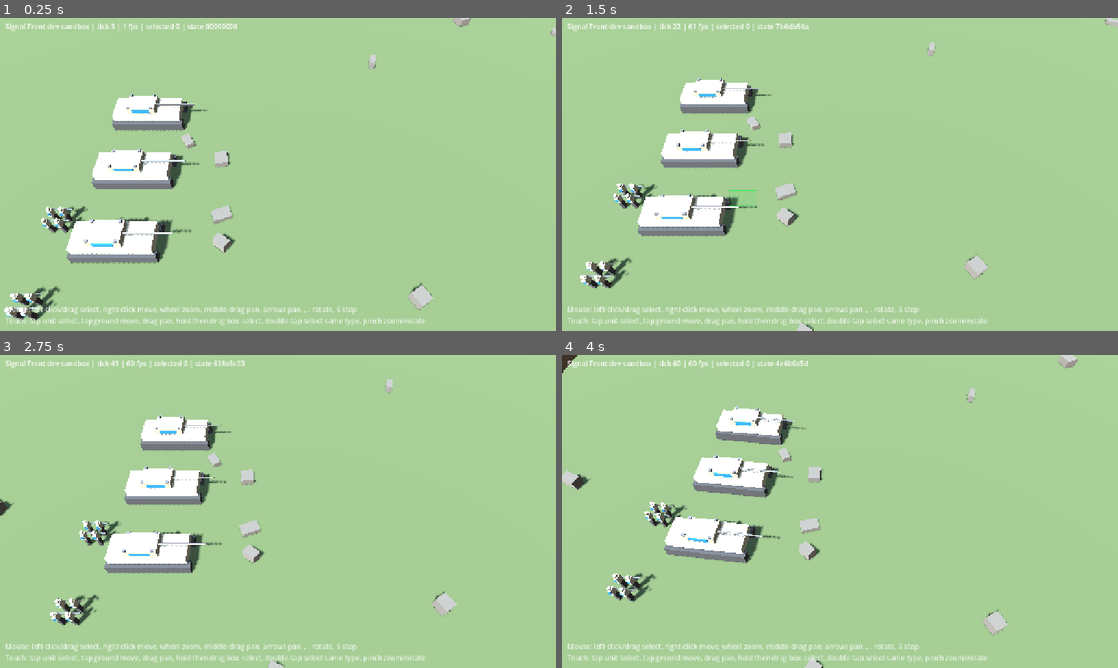
Above: before the commit, frames 1-4 (two rows, left to right).
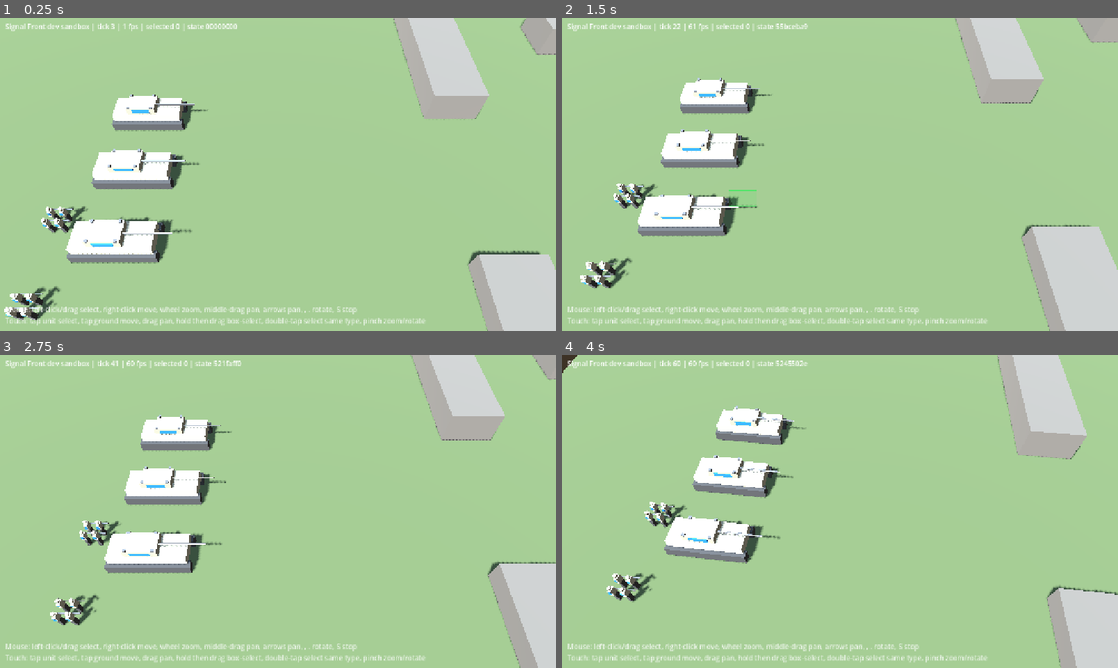
Above: after the commit, the same moments.

Repository: jamonlineph/project-zero-hour
Game: Godot game, scene res://scenes/main.tscn
Two runs of this game, one before a commit and one after it. Both use one fixed random seed, a clock stepped at 60 frames per second and the inputs below.
Inputs (mouse positions are in pixels of both pictures, inside the frame that each line leads up to):
- Up to frame 1 (0.25 s): no input
- Up to frame 2 (1.5 s): tap Enter at 0.5 s; move the mouse to (962, 158) at 0.52 s; tap Down (cam_back) at 0.6 s; click (962, 158) at 0.67 s; drag from (728, 190) to (812, 237) at 1.27 s
- Up to frame 3 (2.75 s): move the mouse to (333, 442) at 2.02 s; tap Left (cam_left) at 2.1 s; click (333, 442) at 2.17 s
- Up to frame 4 (4 s): tap Space at 2.75 s; drag from (812, 574) to (673, 464) at 2.77 s; move the mouse to (1006, 558) at 3.52 s; tap , (cam_rotate_left) at 3.6 s; click (1006, 558) at 3.67 s

The runs differ from the first frame. In frame 1, 8.9% of the frame differs, in the area x 32-100%, y 0-100%; in frame 2, 9.3%, in the area x 33-100%, y 0-100%; in frame 3, 7.6%; in frame 4, 8.0%.

Commit message:
feat(sim): map grid with obstacles and building footprints [P1-03]
- SimMap: 2 m cells, terrain-blocked layer, footprint layer (claim/release,
  all-or-nothing), flat integer heights, cell conversions, state hashing.
- Maps are content: game/data/maps/sandbox.json (a ridge with a gap plus
  rocks), loaded by ContentDb into MapDef; SimWorld.from_map() builds the grid.
- The sandbox draws its rocks from the map's obstacles, so what you see is
  what blocks movement (movement itself respects it from P1-04).
- 10 new tests.

Co-Authored-By: Claude Opus 5.5 <noreply@anthropic.com>
Claude-Session: https://claude.ai/code/session_01KvzxVCAs94MwF5XZ3itDiM

Diff:
--- a/game/data/index.json
+++ b/game/data/index.json
@@ -4,5 +4,8 @@
     "res://data/units/us_rifle_squad.json",
     "res://data/units/ru_mbt.json",
     "res://data/units/ru_motor_rifle_squad.json"
+  ],
+  "maps": [
+    "res://data/maps/sandbox.json"
   ]
 }
--- /dev/null
+++ b/game/data/maps/sandbox.json
@@ -0,0 +1,19 @@
+{
+  "id": "sandbox",
+  "name": "Development Sandbox",
+  "width_m": 128,
+  "height_m": 128,
+  "_obstacles_doc": "Blocked rectangles [x_m, y_m, w_m, h_m] from the corner. The ridge in the middle has a gap at y 56-74 for pathfinding tests.",
+  "obstacles_m": [
+    [62, 10, 6, 46],
+    [62, 74, 6, 44],
+    [40, 22, 4, 4],
+    [18, 100, 4, 6],
+    [48, 92, 4, 4],
+    [80, 38, 4, 6],
+    [92, 100, 6, 4],
+    [100, 22, 4, 4],
+    [76, 86, 3, 3],
+    [10, 30, 6, 3]
+  ]
+}
--- a/game/src/data/content_db.gd
+++ b/game/src/data/content_db.gd
@@ -11,6 +11,7 @@
 const INDEX_PATH: String = "res://data/index.json"
 
 var units: Dictionary[String, UnitDef] = {}
+var maps: Dictionary[String, MapDef] = {}
 var errors: PackedStringArray = []
 
 
@@ -18,6 +19,7 @@
 ## the messages are in `errors`.
 func load_all(index_path: String = INDEX_PATH) -> bool:
 	units.clear()
+	maps.clear()
 	errors.clear()
 	var index: Variant = _read_json(index_path)
 	if not index is Dictionary:
@@ -25,11 +27,53 @@
 		return false
 	for path: Variant in (index as Dictionary).get("units", []):
 		_load_unit(str(path))
+	for path: Variant in (index as Dictionary).get("maps", []):
+		_load_map(str(path))
 	return errors.is_empty()
 
 
 func get_unit(id: String) -> UnitDef:
 	return units.get(id, null)
+
+
+func get_map(id: String) -> MapDef:
+	return maps.get(id, null)
+
+
+func _load_map(path: String) -> void:
+	var parsed: Variant = _read_json(path)
+	if not parsed is Dictionary:
+		errors.append("%s: expected a JSON object" % path)
+		return
+	var src: Dictionary = parsed
+	var m := MapDef.new()
+	m.id = _req_string(src, "id", path)
+	m.name = _req_string(src, "name", path)
+	m.width_m = _req_int(src, "width_m", path, 16)
+	m.height_m = _req_int(src, "height_m", path, 16)
+	var obstacles: Variant = src.get("obstacles_m", [])
+	if not obstacles is Array:
+		errors.append("%s: 'obstacles_m' must be a list" % path)
+		obstacles = []
+	for i: int in (obstacles as Array).size():
+		var o: Variant = obstacles[i]
+		if not o is Array or (o as Array).size() != 4:
+			errors.append("%s: obstacle %d must be [x_m, y_m, w_m, h_m]" % [path, i])
+			continue
+		var rect := PackedInt32Array()
+		for v: Variant in o:
+			if not (v is float or v is int) or float(v) != floorf(float(v)):
+				errors.append("%s: obstacle %d must hold whole numbers" % [path, i])
+				break
+			rect.append(int(v))
+		if rect.size() == 4:
+			if rect[2] <= 0 or rect[3] <= 0:
+				errors.append("%s: obstacle %d needs a positive size" % [path, i])
+			else:
+				m.obstacles_m.append(rect)
+	if path.get_file().get_basename() != m.id:
+		errors.append("%s: file name must match id '%s'" % [path, m.id])
+	maps[m.id] = m
 
 
 func _load_unit(path: String) -> void:
--- /dev/null
+++ b/game/src/data/map_def.gd
@@ -0,0 +1,19 @@
+class_name MapDef
+extends RefCounted
+## A map's content definition, built by ContentDb from res://data/maps/<id>.json.
+## Temporary format until P1-30 adds heightmaps and the full map folder.
+
+var id: String = ""
+var name: String = ""
+var width_m: int = 0
+var height_m: int = 0
+## Each obstacle is [x_m, y_m, w_m, h_m]: a blocked rectangle from its corner.
+var obstacles_m: Array[PackedInt32Array] = []
+
+
+## Builds the sim grid for this map.
+func make_sim_map() -> SimMap:
+	var map := SimMap.new(width_m, height_m)
+	for o: PackedInt32Array in obstacles_m:
+		map.add_obstacle_m(o[0], o[1], o[2], o[3])
+	return map
--- a/game/src/main/main.gd
+++ b/game/src/main/main.gd
@@ -3,12 +3,13 @@
 ## per side, and wires the runner, view, camera, input and HUD together.
 ## P1-32 replaces this with a real menu and match setup (tasks/BACKLOG.md).
 
-const MAP_SIZE_M: int = 128
+const MAP_ID: String = "sandbox"
 const LOCAL_PLAYER: int = 1
 const ENEMY_PLAYER: int = 2
 const SEED: int = 20261125
 
 var content: ContentDb
+var map_def: MapDef
 var world: SimWorld
 var runner: SimRunner
 var game_view: GameView
@@ -23,7 +24,14 @@
 	if not content.load_all():
 		for message: String in content.errors:
 			push_error(message)
-	world = SimWorld.new(SEED, MAP_SIZE_M, MAP_SIZE_M)
+	map_def = content.get_map(MAP_ID)
+	if map_def == null:
+		push_error("Sandbox: map '%s' is missing; using an empty 128 m map" % MAP_ID)
+		map_def = MapDef.new()
+		map_def.id = MAP_ID
+		map_def.width_m = 128
+		map_def.height_m = 128
+	world = SimWorld.from_map(SEED, map_def)
 	_spawn_sandbox_units()
 	_build_environment()
 
@@ -43,8 +51,8 @@
 	rts_camera = RtsCamera.new()
 	rts_camera.name = "RtsCamera"
 	add_child(rts_camera)
-	rts_camera.set_bounds(Rect2(0, 0, MAP_SIZE_M, MAP_SIZE_M))
-	rts_camera.focus_on(Vector3(MAP_SIZE_M * 0.35, 0.0, MAP_SIZE_M * 0.5))
+	rts_camera.set_bounds(Rect2(0, 0, map_def.width_m, map_def.height_m))
+	rts_camera.focus_on(Vector3(map_def.width_m * 0.35, 0.0, map_def.height_m * 0.5))
 
 	hud = Hud.new()
 	hud.name = "Hud"
@@ -99,7 +107,7 @@
 	add_child(sun)
 
 	var plane := PlaneMesh.new()
-	plane.size = Vector2(MAP_SIZE_M, MAP_SIZE_M)
+	plane.size = Vector2(map_def.width_m, map_def.height_m)
 	var ground_mat := StandardMaterial3D.new()
 	ground_mat.albedo_color = Color(0.36, 0.42, 0.28)
 	ground_mat.roughness = 1.0
@@ -107,21 +115,21 @@
 	ground.name = "Ground"
 	ground.mesh = plane
 	ground.material_override = ground_mat
-	ground.position = Vector3(MAP_SIZE_M * 0.5, 0.0, MAP_SIZE_M * 0.5)
+	ground.position = Vector3(map_def.width_m * 0.5, 0.0, map_def.height_m * 0.5)
 	add_child(ground)
 
-	# Scattered rocks so camera movement is easy to see. View-only decoration,
-	# so ordinary random numbers are fine here (never in the sim).
+	# Rocks are drawn from the map's obstacles, so what you see is what blocks
+	# movement. Heights are view-only decoration, so ordinary random numbers are
+	# fine here (never in the sim).
 	var rng := RandomNumberGenerator.new()
 	rng.seed = SEED
 	var rock_mat := StandardMaterial3D.new()
 	rock_mat.albedo_color = Color(0.45, 0.43, 0.40)
-	for i: int in 40:
+	for o: PackedInt32Array in map_def.obstacles_m:
 		var rock := MeshInstance3D.new()
 		var box := BoxMesh.new()
-		box.size = Vector3(rng.randf_range(0.6, 2.0), rng.randf_range(0.3, 1.2), rng.randf_range(0.6, 2.0))
+		box.size = Vector3(o[2], rng.randf_range(1.5, 4.0), o[3])
 		rock.mesh = box
 		rock.material_override = rock_mat
-		rock.position = Vector3(rng.randf_range(4.0, MAP_SIZE_M - 4.0), box.size.y * 0.5, rng.randf_range(4.0, MAP_SIZE_M - 4.0))
-		rock.rotation.y = rng.randf_range(0.0, TAU)
+		rock.position = Vector3(o[0] + o[2] * 0.5, box.size.y * 0.5, o[1] + o[3] * 0.5)
 		add_child(rock)
--- /dev/null
+++ b/game/src/sim/sim_map.gd
@@ -0,0 +1,127 @@
+class_name SimMap
+extends RefCounted
+## The battlefield grid: 2 m cells with passability, a building-footprint layer
+## and integer heights (flat until P1-30). Ints only, like the rest of the sim.
+##
+## Cell (cx, cy) covers sim X in [cx * 2 m, (cx + 1) * 2 m) and likewise Y.
+## Terrain blocking comes from the map data; footprints are claimed and released
+## by buildings (P1-12). Pathfinding (P1-04) reads is_passable().
+
+const CELL_CM: int = 200
+const CELL: int = (CELL_CM * Fx.ONE) / 100    ## cell size in fixed-point meters
+
+var width_cells: int = 0
+var height_cells: int = 0
+var _blocked: PackedByteArray = PackedByteArray()      ## 1 = terrain blocks movement
+var _footprint: PackedInt32Array = PackedInt32Array()  ## entity id occupying the cell, 0 = none
+var _heights: PackedInt32Array = PackedInt32Array()    ## fixed-point meters
+
+
+func _init(width_m: int = 256, height_m: int = 256) -> void:
+	width_cells = maxi(1, (width_m * 100 + CELL_CM - 1) / CELL_CM)
+	height_cells = maxi(1, (height_m * 100 + CELL_CM - 1) / CELL_CM)
+	var count: int = width_cells * height_cells
+	_blocked.resize(count)
+	_blocked.fill(0)
+	_footprint.resize(count)
+	_footprint.fill(0)
+	_heights.resize(count)
+	_heights.fill(0)
+
+
+func in_bounds(cx: int, cy: int) -> bool:
+	return cx >= 0 and cy >= 0 and cx < width_cells and cy < height_cells
+
+
+func index(cx: int, cy: int) -> int:
+	return cy * width_cells + cx
+
+
+## Cell coordinate containing a fixed-point position (may be out of bounds).
+static func cell_coord(v: int) -> int:
+	# Floor division, so negative positions land in negative cells.
+	if v >= 0:
+		return v / CELL
+	return -((-v + CELL - 1) / CELL)
+
+
+func cell_of(x: int, y: int) -> Vector2i:
+	return Vector2i(cell_coord(x), cell_coord(y))
+
+
+## Center of a cell, in fixed-point meters.
+static func cell_center(cx: int, cy: int) -> Vector2i:
+	return Vector2i(cx * CELL + CELL / 2, cy * CELL + CELL / 2)
+
+
+func is_blocked_terrain(cx: int, cy: int) -> bool:
+	return not in_bounds(cx, cy) or _blocked[index(cx, cy)] != 0
+
+
+func is_passable(cx: int, cy: int) -> bool:
+	if not in_bounds(cx, cy):
+		return false
+	var i: int = index(cx, cy)
+	return _blocked[i] == 0 and _footprint[i] == 0
+
+
+func footprint_owner(cx: int, cy: int) -> int:
+	return _footprint[index(cx, cy)] if in_bounds(cx, cy) else 0
+
+
+func height_at(cx: int, cy: int) -> int:
+	return _heights[index(cx, cy)] if in_bounds(cx, cy) else 0
+
+
+## Blocks every cell that overlaps the rectangle (meters, from its corner).
+func add_obstacle_m(x_m: int, y_m: int, w_m: int, h_m: int) -> void:
+	var x0: int = cell_coord(Fx.from_int(x_m))
+	var y0: int = cell_coord(Fx.from_int(y_m))
+	var x1: int = cell_coord(Fx.from_int(x_m + w_m) - 1)
+	var y1: int = cell_coord(Fx.from_int(y_m + h_m) - 1)
+	for cy: int in range(maxi(y0, 0), mini(y1, height_cells - 1) + 1):
+		for cx: int in range(maxi(x0, 0), mini(x1, width_cells - 1) + 1):
+			_blocked[index(cx, cy)] = 1
+
+
+## Claims a w x h cell rectangle for an entity. Fails (claims nothing) unless
+## every cell is in bounds and passable.
+func place_footprint(cx: int, cy: int, w: int, h: int, entity_id: int) -> bool:
+	assert(entity_id > 0, "SimMap.place_footprint: entity id must be positive")
+	for y: int in range(cy, cy + h):
+		for x: int in range(cx, cx + w):
+			if not is_passable(x, y):
+				return false
+	for y: int in range(cy, cy + h):
+		for x: int in range(cx, cx + w):
+			_footprint[index(x, y)] = entity_id
+	return true
+
+
+## Releases every cell claimed by an entity. Returns how many were released.
+func clear_footprint(entity_id: int) -> int:
+	var released: int = 0
+	for i: int in _footprint.size():
+		if _footprint[i] == entity_id:
+			_footprint[i] = 0
+			released += 1
+	return released
+
+
+## Number of terrain-blocked cells (handy for tests and debug overlays).
+func blocked_count() -> int:
+	var n: int = 0
+	for b: int in _blocked:
+		n += b
+	return n
+
+
+func write_hash(h: SimHash) -> void:
+	h.add_int(width_cells)
+	h.add_int(height_cells)
+	# Terrain only changes when the map loads; footprints change in play.
+	h.add_int(blocked_count())
+	for i: int in _footprint.size():
+		if _footprint[i] != 0:
+			h.add_int(i)
+			h.add_int(_footprint[i])
--- a/game/src/sim/sim_world.gd
+++ b/game/src/sim/sim_world.gd
@@ -14,6 +14,7 @@
 var rng: SimRng
 var map_width: int = 0      ## fixed-point meters
 var map_height: int = 0
+var map: SimMap             ## passability grid (see SimMap)
 var entities: Dictionary[int, SimEntity] = {}
 var entity_ids: Array[int] = []   ## ascending ids: always iterate this
 var _next_id: int = 1
@@ -22,8 +23,21 @@
 
 func _init(seed_value: int = 1, width_m: int = 256, height_m: int = 256) -> void:
 	rng = SimRng.new(seed_value)
-	map_width = Fx.from_int(width_m)
-	map_height = Fx.from_int(height_m)
+	set_map(SimMap.new(width_m, height_m))
+
+
+## Creates a world on a map from content data.
+static func from_map(seed_value: int, def: MapDef) -> SimWorld:
+	var world := SimWorld.new(seed_value, def.width_m, def.height_m)
+	world.set_map(def.make_sim_map())
+	return world
+
+
+## Replaces the grid. Call before spawning anything.
+func set_map(new_map: SimMap) -> void:
+	map = new_map
+	map_width = new_map.width_cells * SimMap.CELL
+	map_height = new_map.height_cells * SimMap.CELL
 
 
 ## Adds a unit and returns its id. x and y are fixed-point meters; facing is a
@@ -84,6 +98,7 @@
 	var h := SimHash.new()
 	h.add_int(tick)
 	h.add_int(rng.state)
+	map.write_hash(h)
 	h.add_int(entity_ids.size())
 	for id: int in entity_ids:
 		entities[id].write_hash(h)
--- a/game/tests/unit/test_content_db.gd
+++ b/game/tests/unit/test_content_db.gd
@@ -14,6 +14,14 @@
 	for file: String in DirAccess.get_files_at("res://data/units/"):
 		if file.ends_with(".json"):
 			assert_true(listed.has("res://data/units/" + file), "%s is missing from data/index.json" % file)
+
+
+func test_every_map_file_is_listed_in_index() -> void:
+	var index: Dictionary = JSON.parse_string(FileAccess.get_file_as_string(ContentDb.INDEX_PATH))
+	var listed: Array = index.get("maps", [])
+	for file: String in DirAccess.get_files_at("res://data/maps/"):
+		if file.ends_with(".json"):
+			assert_true(listed.has("res://data/maps/" + file), "%s is missing from data/index.json" % file)
 
 
 func test_units_have_sane_values() -> void:
--- /dev/null
+++ b/game/tests/unit/test_sim_map.gd
@@ -0,0 +1,92 @@
+extends TestCase
+# Map grid and passability (P1-03).
+
+
+func test_size_in_cells_rounds_up() -> void:
+	var map := SimMap.new(128, 101)
+	assert_eq(map.width_cells, 64)
+	assert_eq(map.height_cells, 51)
+
+
+func test_world_to_cell_conversion() -> void:
+	assert_eq(SimMap.cell_coord(0), 0)
+	assert_eq(SimMap.cell_coord(Fx.from_ratio(199, 100)), 0)
+	assert_eq(SimMap.cell_coord(Fx.from_int(2)), 1)
+	assert_eq(SimMap.cell_coord(Fx.from_ratio(-1, 100)), -1)
+	assert_eq(SimMap.cell_center(3, 0), Vector2i(Fx.from_int(7), Fx.from_int(1)))
+	var map := SimMap.new(20, 20)
+	assert_eq(map.cell_of(Fx.from_int(5), Fx.from_int(19)), Vector2i(2, 9))
+
+
+func test_bounds_are_impassable() -> void:
+	var map := SimMap.new(20, 20)
+	assert_true(map.is_passable(0, 0))
+	assert_true(map.is_passable(9, 9))
+	assert_false(map.is_passable(-1, 0))
+	assert_false(map.is_passable(10, 0))
+	assert_false(map.is_passable(0, 10))
+
+
+func test_obstacles_block_every_overlapping_cell() -> void:
+	var map := SimMap.new(40, 40)
+	map.add_obstacle_m(3, 4, 4, 1)   # x 3..7 m, y 4..5 m -> cells x 1..3, y 2
+	assert_eq(map.blocked_count(), 3)
+	for cx: int in [1, 2, 3]:
+		assert_false(map.is_passable(cx, 2), "cell %d,2 should be blocked" % cx)
+	assert_true(map.is_passable(0, 2))
+	assert_true(map.is_passable(4, 2))
+	assert_true(map.is_passable(2, 1))
+	assert_true(map.is_passable(2, 3))
+
+
+func test_footprints_claim_and_release() -> void:
+	var map := SimMap.new(40, 40)
+	assert_true(map.place_footprint(2, 2, 3, 2, 7))
+	assert_eq(map.footprint_owner(4, 3), 7)
+	assert_false(map.is_passable(3, 3))
+	assert_false(map.place_footprint(4, 3, 2, 2, 8), "overlapping footprint must fail")
+	assert_eq(map.footprint_owner(5, 4), 0, "a failed placement must claim nothing")
+	assert_eq(map.clear_footprint(7), 6)
+	assert_true(map.is_passable(3, 3))
+
+
+func test_footprint_cannot_cover_rock_or_edge() -> void:
+	var map := SimMap.new(20, 20)
+	map.add_obstacle_m(4, 4, 2, 2)
+	assert_false(map.place_footprint(1, 1, 2, 2, 5))
+	assert_false(map.place_footprint(9, 9, 2, 2, 5))
+	assert_true(map.place_footprint(5, 5, 2, 2, 5))
+
+
+func test_footprints_change_the_state_hash() -> void:
+	var a := SimWorld.new(1, 40, 40)
+	var b := SimWorld.new(1, 40, 40)
+	assert_eq(a.state_hash(), b.state_hash())
+	b.map.place_footprint(1, 1, 1, 1, 3)
+	assert_ne(a.state_hash(), b.state_hash())
+
+
+func test_sandbox_map_loads_with_its_obstacles() -> void:
+	var db := ContentDb.new()
+	assert_true(db.load_all(), ", ".join(db.errors))
+	var def: MapDef = db.get_map("sandbox")
+	assert_true(def != null, "sandbox map missing")
+	assert_eq(def.obstacles_m.size(), 10)
+	var world := SimWorld.from_map(1, def)
+	assert_eq(world.map_width, Fx.from_int(128))
+	assert_true(world.map.blocked_count() > 100)
+	# The ridge has a gap in the middle at y 56-74 m.
+	assert_false(world.map.is_passable(32, 10))
+	assert_true(world.map.is_passable(32, 32))
+
+
+func test_sandbox_units_do_not_start_inside_rocks() -> void:
+	var main: Node = (load("res://scenes/main.tscn") as PackedScene).instantiate()
+	# _ready builds everything; we only need the world, then free the scene.
+	main._ready()
+	var world: SimWorld = main.get("world")
+	for id: int in world.entity_ids:
+		var e: SimEntity = world.entities[id]
+		var c: Vector2i = world.map.cell_of(e.x, e.y)
+		assert_true(world.map.is_passable(c.x, c.y), "unit %d starts on a blocked cell" % id)
+	main.free()
Not shown, added: game/src/data/map_def.gd.uid
Not shown, added: game/src/sim/sim_map.gd.uid
Not shown, added: game/tests/unit/test_sim_map.gd.uid
Not shown, changed: docs/02-architecture.md
Not shown, changed: docs/design/maps-and-modes.md
Not shown, changed: tasks/BACKLOG.md
